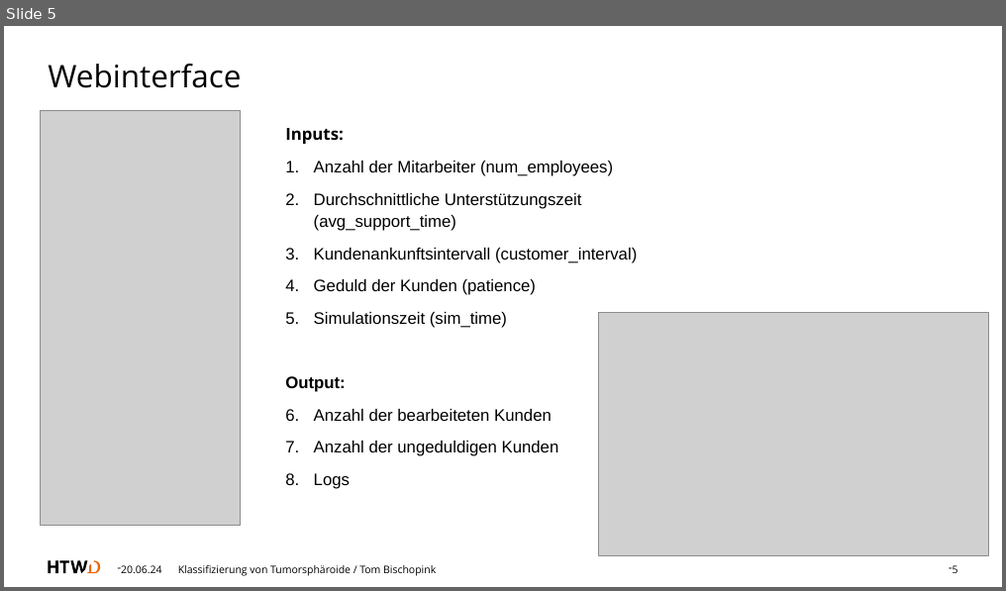
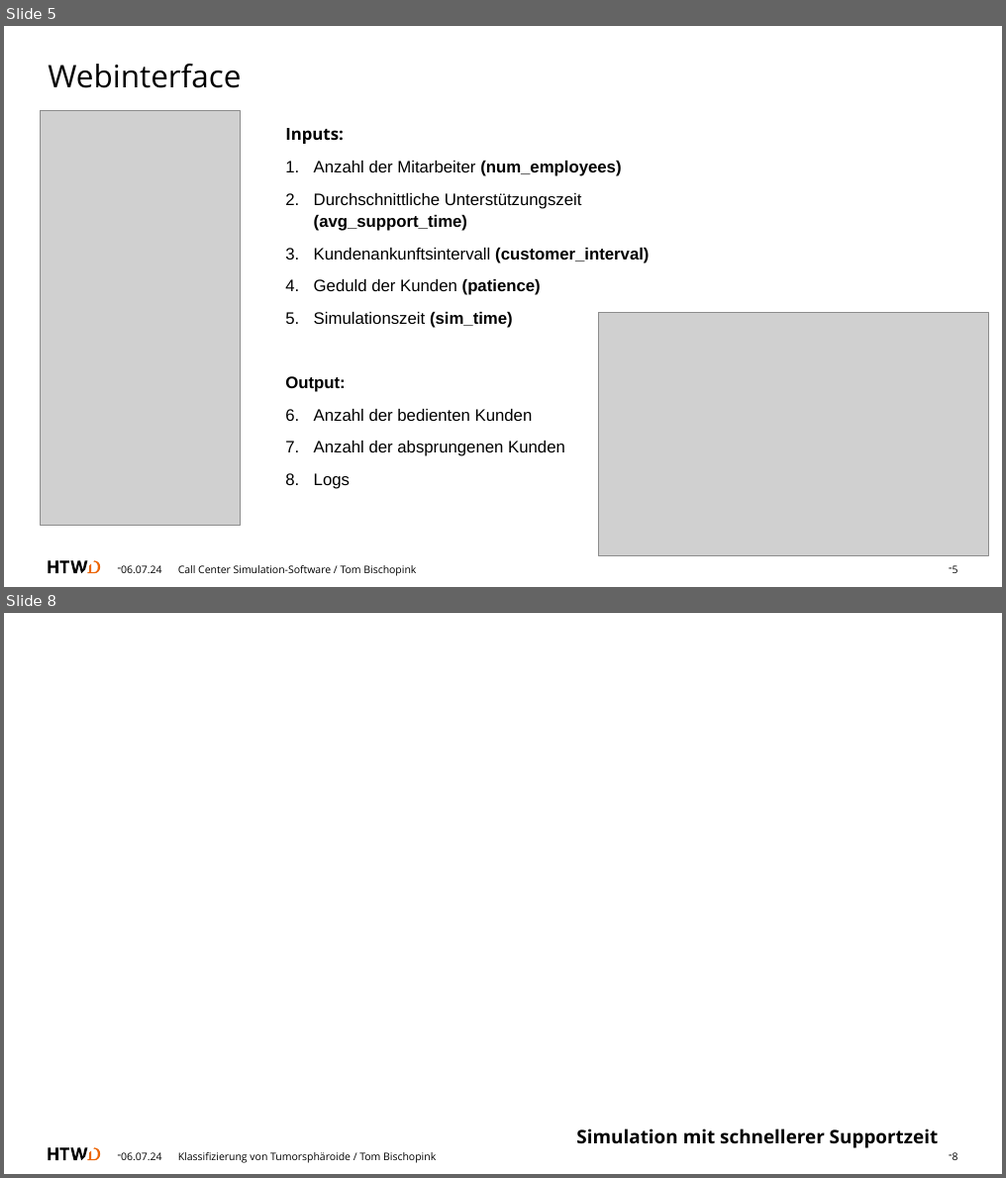
Before and after one commit to tombk556/Call-Center-Simulation, a slide deck: präsentation_callcenter.pptx. Shown one above the other, each under a label of ours: slide 5 before the commit, slides 5 and 8 after it; the slides between them are not shown. The pictures are 1006x591 and 1006x1178 pixels, drawn with LibreOffice and Linux fonts; fonts in the diff are those of the drawing; grey boxes stand for pictures; background and template pictures are left out. Boxes give left, top, right and bottom in pixels: in the first picture for what was removed or moved away, otherwise in the second. Text is boxed around its words. In the diff, an @@ line names an element or a change of style, - is before the commit and + after.

```diff
--- a/präsentation_callcenter.pptx
+++ b/präsentation_callcenter.pptx
@@ slide 8 added at (4,613,1002,1174), background picture (left out); not listed: 2 template elements that a slide beside it also shows @@
@@ text added at (576,1129,938,1149), 18 pt, text #000000, bold @@
+Simulation mit schnellerer Supportzeit
@@ text added at (121,1153,161,1160), 10 pt, text #000000 @@
+06.07.24
@@ text added at (178,1153,436,1163), 10 pt, text #000000 @@
+Klassifizierung von Tumorsphäroide / Tom Bischopink
@@ page number added at (952,1153,958,1160), 10 pt, text #000000 @@
+8
@@ slide 5 changed as well @@
@@ text at (314,161,648,328): bold on in "(num_employees)", "(avg_support_time)", "(customer_interval)", "(patience)" and 1 more places @@
@@ text at (314,409,565,457): text changed @@
-1. Anzahl der bearbeiteten Kunden
-2. Anzahl der ungeduldigen Kunden
+1. Anzahl der bedienten Kunden
+2. Anzahl der absprungenen Kunden
@@ text at (121,566,161,573): text changed @@
-20.06.24
+06.07.24
@@ text at (178,566,416,576): text changed @@
-Klassifizierung von Tumorsphäroide / Tom Bischopink
+Call Center Simulation-Software / Tom Bischopink
```
Also in this commit, not shown: 5 other slides changed, 3 other slides added, 1 other file.
